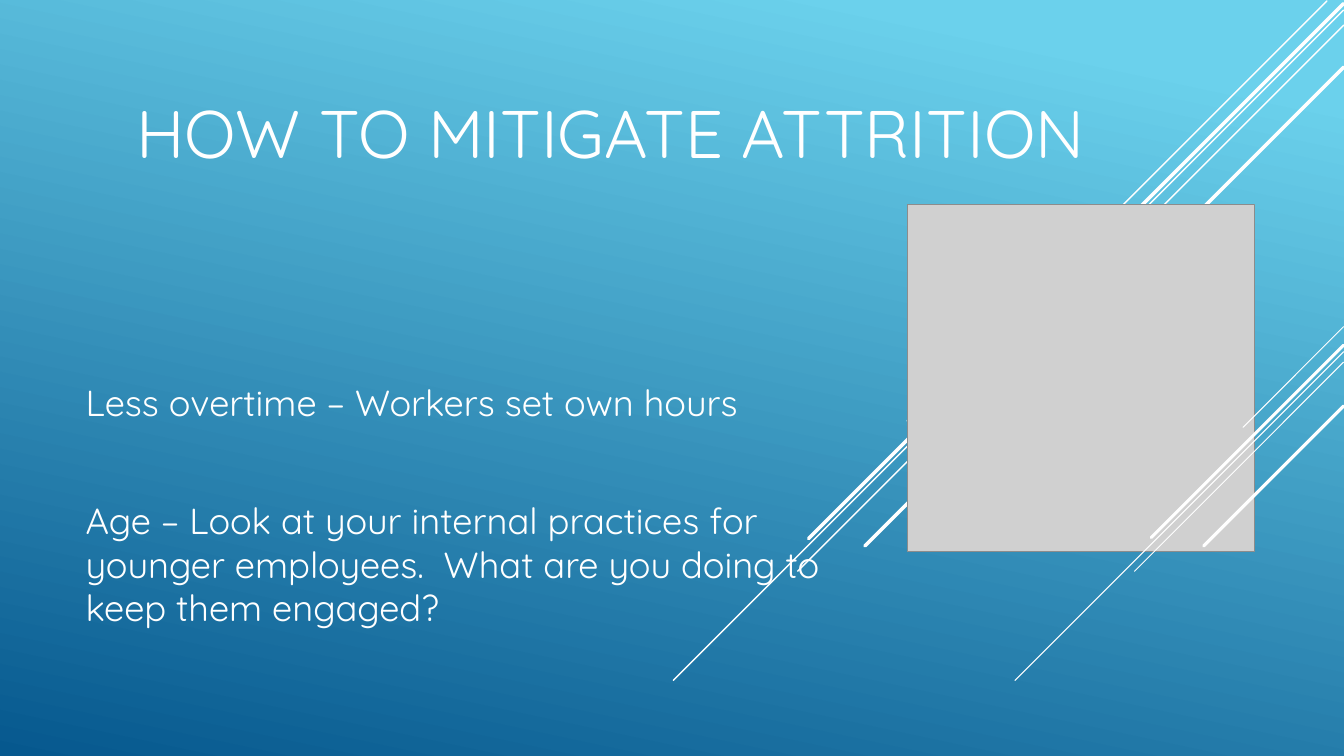
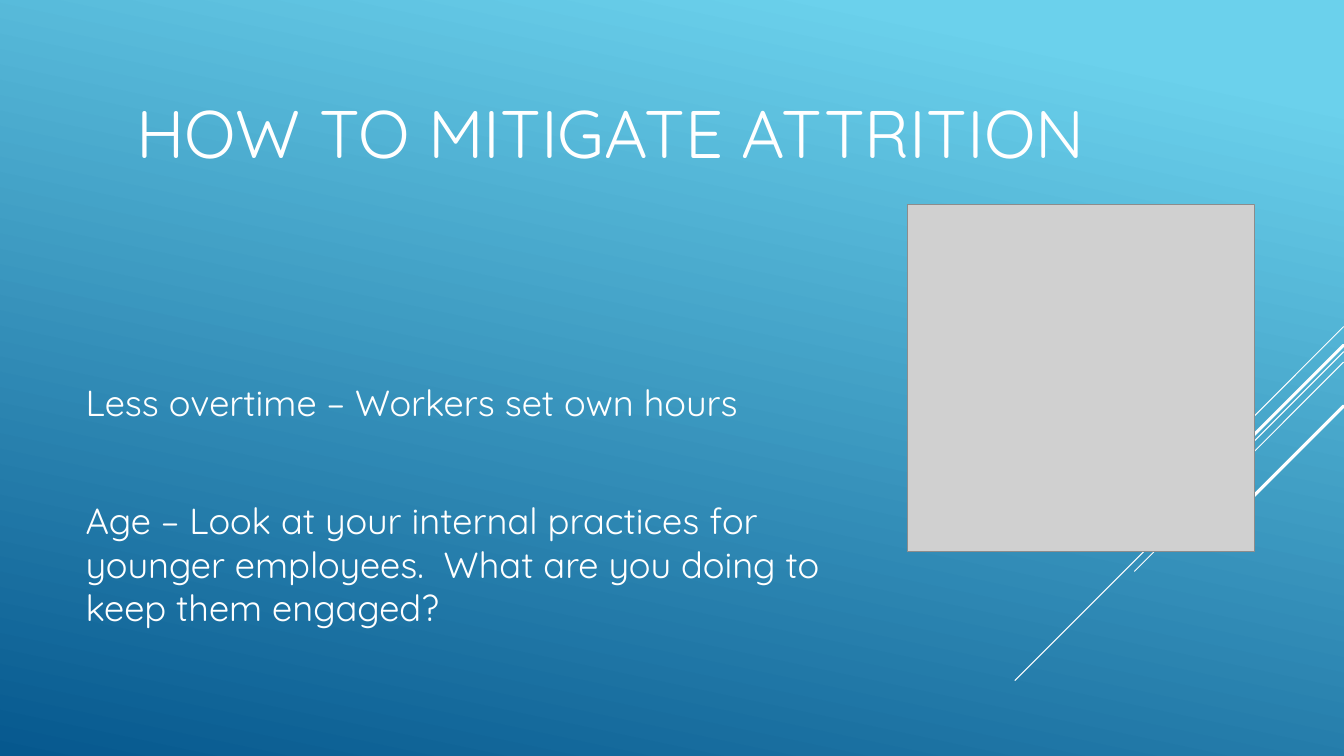
Before and after one commit to R-Chandna/MSDS6306_CaseStudy_2, a slide deck: slide 15 of Attrition_Case_Study_2_pptx_TAJAR_IP.pptx. Drawn at 1344x756 pixels with LibreOffice and Linux fonts; fonts in the diff are those of the drawing; grey boxes stand for pictures. Boxes give left, top, right and bottom in pixels: in the first picture for what was removed or moved away, otherwise in the second. Text is boxed around its words. In the diff, an @@ line names an element or a change of style, - is before the commit and + after.

```diff
--- a/Attrition_Case_Study_2_pptx_TAJAR_IP.pptx
+++ b/Attrition_Case_Study_2_pptx_TAJAR_IP.pptx
@@ line removed from (1344, 10) to (674, 681) @@
@@ line removed from (1344, 25) to (798, 572) @@
@@ line removed from (1344, 4) to (809, 538) @@
@@ line removed from (1327, 1) to (907, 421) @@
@@ line removed from (1344, 68) to (865, 546) @@
@@ group removed at (1015, 327, 1344, 681): 5 lines @@
@@ group added at (1015, 327, 1344, 681): 5 lines @@
```
Also in this commit, not shown: 1 other slide changed, 1 slide added, 1 slide removed, 1 other file.
